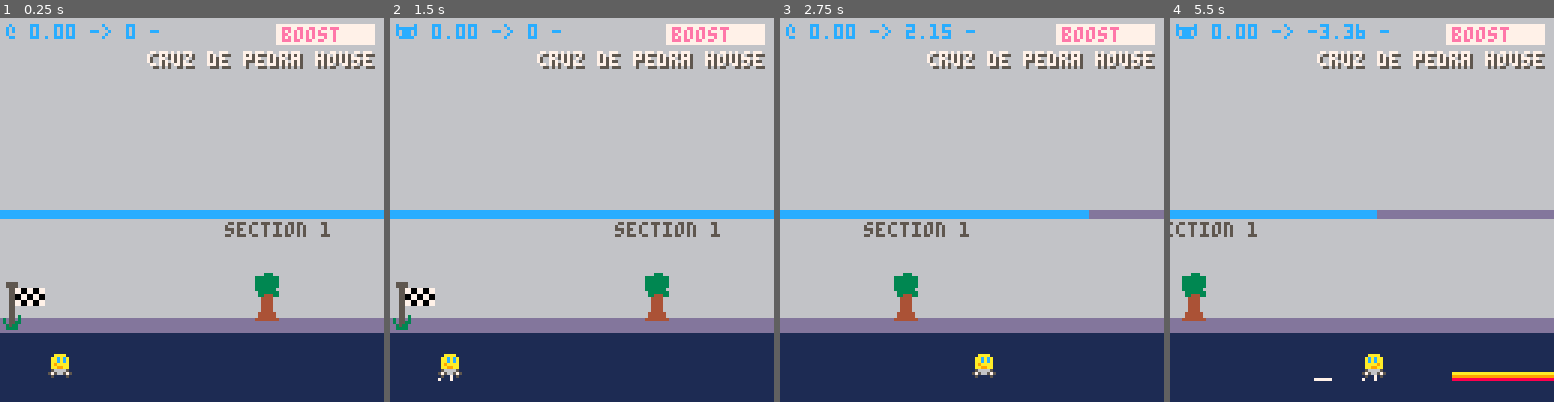
Above: before the commit, frames 1-4 (left to right).
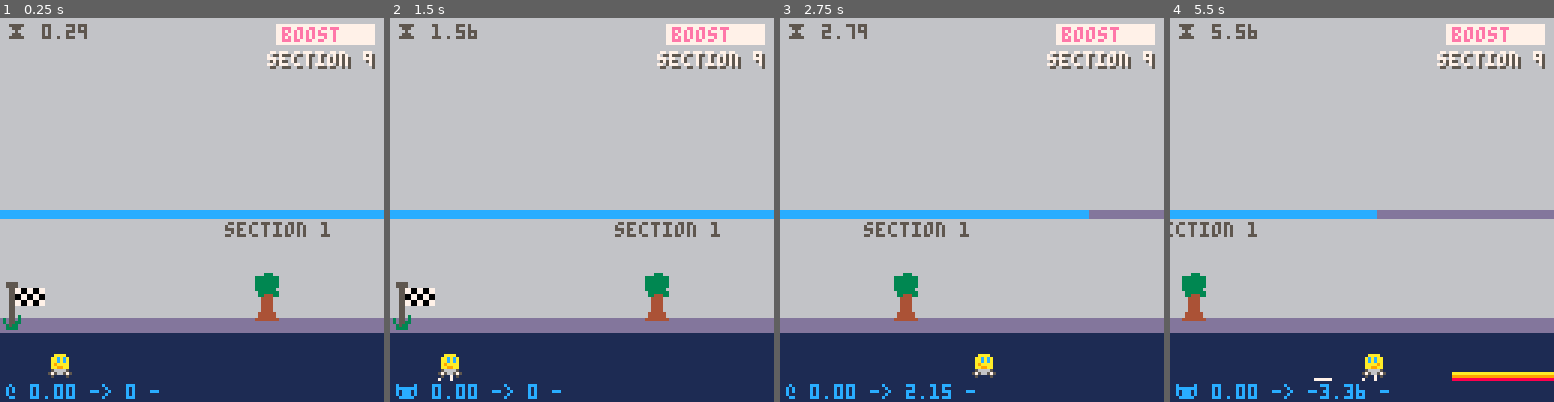
Above: after the commit, the same moments.

Repository: broquaint/pico8-carts
Game: PICO-8 cartridge racer.p8
Two runs of this game, one before a commit and one after it. Both use one fixed random seed, a clock stepped at 60 frames per second and the inputs below.
Inputs:
- Up to frame 1 (0.25 s): no input
- Up to frame 2 (1.5 s): tap X (X key) at 0.33, 1.07 s; tap O (Z key) at 0.7 s
- Up to frame 3 (2.75 s): hold Right 1.6-2.1 s; tap O (Z key) at 1.7, 2.1, 2.5 s; tap X (X key) at 1.85 s; hold Up 2.15-2.42 s; hold Right from 2.47 s (still down)
- Up to frame 4 (5.5 s): tap O (Z key) every 0.4 s from 2.9 to 5.3 s; tap X (X key) at 2.97, 4.08, 5.2 s; release Right at 3.03 s; hold Left 3.08-3.58 s; hold Down 3.63-3.97 s; hold Right 4.02-4.68 s; hold Up 4.73-5.03 s; hold Left from 5.08 s (still down)

The runs differ from the first frame. In frame 1, 2.5% of the frame differs, in the area x 1-98%, y 1-100%; in frame 2, 2.5%; in frame 3, 2.7%; in frame 4, 2.8%.

Commit message:
Add the element of time
Now a delivery requires being in the delivery zone for a short amount
of time and there's a measure of how long the level lasts for. The
latter doesn't do anything yet.

Diff:
--- a/racer.p8
+++ b/racer.p8
@@ -25,6 +25,8 @@
 -- The speed at which a jump starts to build up on a ramp.
 g_jump_speed   = 2.6
 g_jump_max     = 38
+
+g_del_time = 1.2
 
 g_edge_rhs  = 64
 g_edge_lhs  = 16
@@ -97,7 +99,8 @@
    local lvl_len = 1500
 
    level = {
-      length = lvl_len
+      length = lvl_len,
+      complete_at = false,
    }
 
    scene = { make_bg_spr(spr_flag, { 0, 88 }) }
@@ -536,8 +539,19 @@
    local dx0 = del_loc.x
    local dx1 = dx0+del_loc.width
 
-   if (cx1 > dx0 and cx1 < dx1) or (cx0 < dx1 and cx0 > dx0) then
-      car.delivered = deli(car.deliveries, 1)
+   if not car.jumping and (cx1 > dx0 and cx1 < dx1) or (cx0 < dx1 and cx0 > dx0) then
+      if car.del_start == 0 then
+         car.del_start = t()
+      end
+      if t() - car.del_start > g_del_time then
+         car.delivered = deli(car.deliveries, 1)
+         car.del_start = 0
+         if #car.deliveries == 0 then
+            level.complete_at = t()
+         end
+      end
+   else
+      car.del_start = 0
    end
 end
 
@@ -650,6 +664,19 @@
       local del_x = wrapped_x(d)
       if should_draw(del_x, d.width) then
          render_sprite(d.location.spr, del_x, d.y)
+         if #car.deliveries > 0 and car.deliveries[1].id == d.id then
+            local dw = del_x + d.width
+            if car.del_start > 0 and not car.jumping then
+               local perc = 22 * ((t() - car.del_start) / g_del_time)
+               local dy1 = 127 - perc
+
+               rectfill(del_x,     105, dw,     dy1, white)
+               rectfill(del_x + 1, 105, dw - 1, dy1, magenta)
+            else
+               rectfill(del_x,     105, dw,     127, dim_grey)
+               rectfill(del_x + 1, 105, dw - 1, 127, navy)
+            end
+         end
       end
    end
 
@@ -700,15 +727,22 @@
       print('boost', 94, 3, salmon)
    end
 
-   local del_name = (#car.deliveries > 0) and car.deliveries[1].location.name or 'done!'
+   if car.del_start > 0 and not car.jumping then
+      print('⬇️ ' .. nice_pos(g_del_time - (t() - car.del_start)), 72, 122, azure)
+   end
+
+   local del_name = (#car.deliveries > 0) and 'section '..car.deliveries[1].section.id or 'done!'
    local del_x    = 126 - (#del_name * 4)
    local del_y    = 12
    print(del_name, del_x, del_y, dim_grey)
    print(del_name, del_x - 1, del_y - 1, white)
 
+   local time = level.complete_at or t()
+   print('⧗ ' .. nice_pos(time), 2, 2, dim_grey)
+
    local dbg = DEBUG and '🐱' or '@'
    local jumpstate = car.jumping and '⬆️' or '-'
-   print(dumper(dbg, ' ', nice_pos(car.dy), ' -> ', car.speed, ' ', jumpstate), 2, 2, azure)
+   print(dumper(dbg, ' ', nice_pos(car.dy), ' -> ', car.speed, ' ', jumpstate), 2, 122, azure)
 end
 
 function draw_car_debug()
@@ -743,8 +777,6 @@
 function _draw()
    cls(silver)
 
-   draw_ewe_ai()
-
    -- Background layer.
    rectfill(0, horizon_offset(100), 128, 105, violet)
    rectfill(0, 105, 128, 128, navy)
@@ -752,6 +784,8 @@
    draw_scene()
 
    draw_car()
+
+   draw_ewe_ai()
 end
 
 ----------------------
@@ -819,7 +853,7 @@
    return res
 end
 
--- Add one table to another in–place.
+-- Add one table to another in-place.
 function merge(t1, t2)
    for k,v in pairs(t2) do t1[k] = v end
    return t1
